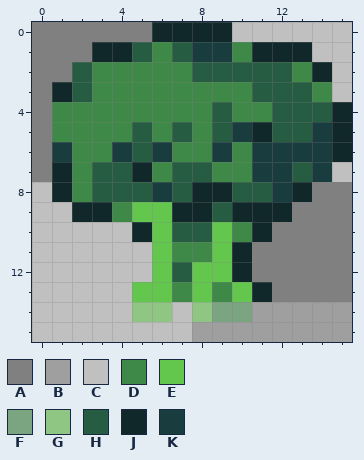
One commit to this pixel-art file: Assets/Sprites/brokol.ase. That is the earlier state.
16x16 pixels, 1 frame. Colours within 5 levels of each other are drawn and written as one.
Palette (. is transparent): A #808080  B #9f9f9f  C #c0c0c0  D #3e8948  E #63c74d  F #7ba480  G #8fc683  H #265c42  J #10282a  K #193c3e
Pixels before, first column x 0:
 0 AAAAAAJJJJCCCCCC
 1 AAAJJHDHKKDJJJCC
 2 AAHDDDDDHHHHHDJC
 3 AJHDDDDDDDDHHHDC
 4 ADDDDDDDDHDDHHHJ
 5 ADDDDHDHDHKJHHKJ
 6 AKDDKHKDDKDKKKKJ
 7 AJDHHJDHHDDKKHKC
 8 CJDHHHKHJJHHKJAA
 9 CCJJDEEJJHJJJAAA
10 CCCCCJEHHEDJAAAA
11 CCCCCCEDDEJAAAAA
12 CCCCCCEHEEJAAAAA
13 CCCCCEEDEDEJAAAA
14 CCCCCGGCGFFBBBBB
15 CCCCCCCCBBBBBBBB
And afterwards:
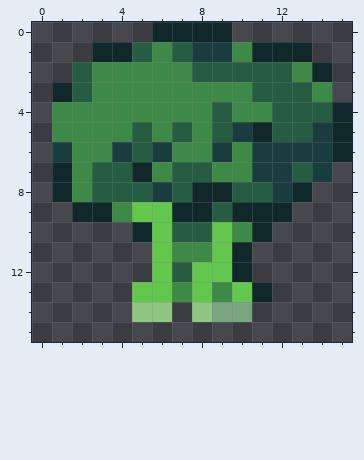
What changed:
Changed rows in their new state; - is an unchanged pixel.
first column x 0:
 0 ......----......
 1 ...-----------..
 2 ..-------------.
 3 .--------------.
 4 .---------------
 5 .---------------
 6 .---------------
 7 .--------------.
 8 .-------------..
 9 ..-----------...
10 .....-------....
11 ......-----.....
12 ......-----.....
13 .....-------....
14 .....--.---.....
15 ................
